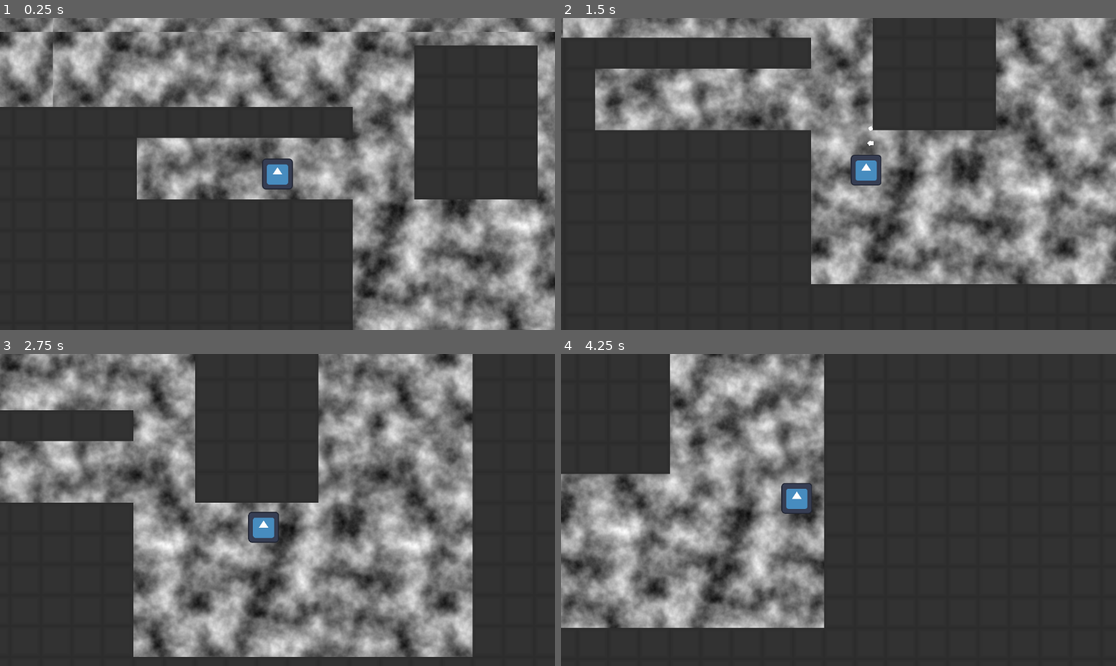
Above: before the commit, frames 1-4 (two rows, left to right).
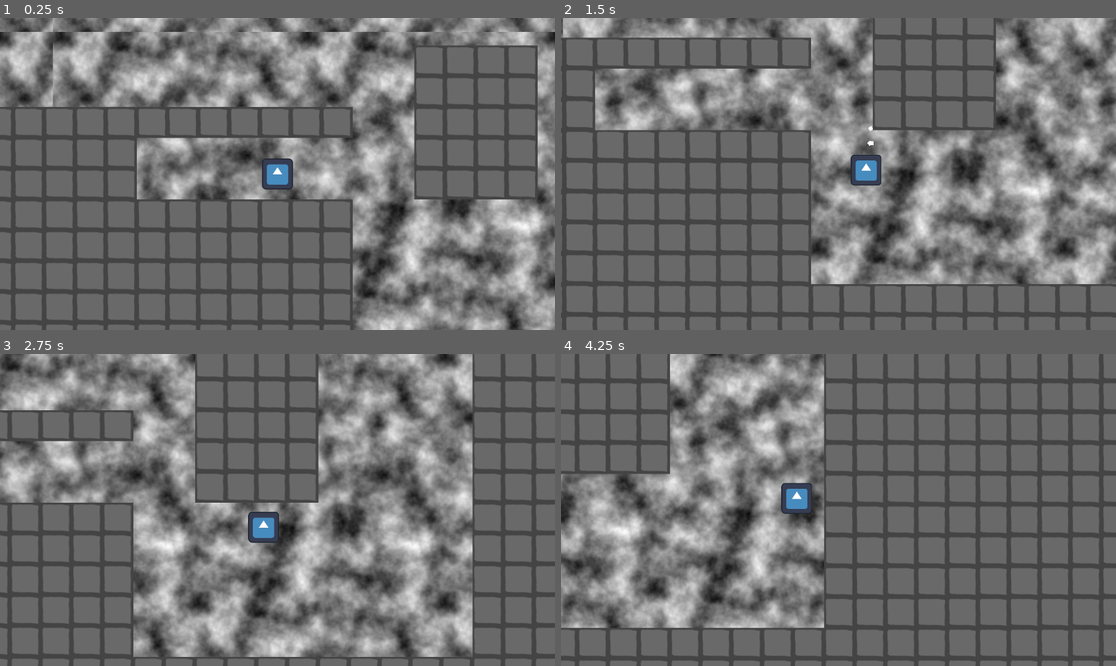
Above: after the commit, the same moments.

Repository: Haydoggo/GW61
Game: Godot game, scene res://scenes/test_level.tscn
Two runs of this game, one before a commit and one after it. Both use one fixed random seed, a clock stepped at 60 frames per second and the inputs below. The engine's default icon, where the game draws it, is replaced by a stand-in: a white triangle on a blue panel in a dark square.
Inputs (mouse positions are in pixels of both pictures, inside the frame that each line leads up to):
- Up to frame 1 (0.25 s): no input
- Up to frame 2 (1.5 s): move the mouse to (960, 158) at 0.52 s; hold Right mouse button (retract) 0.53-1.28 s; hold D (move_right) from 0.53 s (still down); click (960, 158) at 0.6 s; tap Space (jump) at 0.77, 1.07 s; move the mouse to (727, 189) at 1.27 s; right-click (727, 189) at 1.35 s
- Up to frame 3 (2.75 s): tap Space (jump) at 1.52, 1.55, 1.82, 2.1 s; move the mouse to (333, 441) at 2.02 s; release D (move_right) at 2.03 s; hold A (move_left) from 2.03 s (still down); click (333, 441) at 2.3 s
- Up to frame 4 (4.25 s): move the mouse to (810, 572) at 2.77 s; release A (move_left) at 2.78 s; hold D (move_right) from 2.78 s (still down); click (810, 572) at 2.85 s; tap Space (jump) at 3.02, 3.32, 3.77, 3.8, 4.07 s; right-click (810, 572) at 3.05 s; move the mouse to (1005, 556) at 3.52 s; hold Right mouse button (retract) from 3.53 s (still down)

The runs differ from the first frame. In frame 1, 37% of the frame differs, in the area x 0-97%, y 9-100%; in frame 2, 38%; in frame 3, 32%; in frame 4, 50%, in the area x 0-100%, y 0-100%.

Commit message:
Add boost tiles

Diff:
--- a/project.godot
+++ b/project.godot
@@ -47,6 +47,11 @@
 "events": [Object(InputEventMouseButton,"resource_local_to_scene":false,"resource_name":"","device":-1,"window_id":0,"a …(258 unchanged characters)…
 ]
 }
+dash={
+"deadzone": 0.5,
+"events": [Object(InputEventKey,"resource_local_to_scene":false,"resource_name":"","device":-1,"window_id":0,"alt_pressed":false,"shift_pressed":false,"ctrl_pressed":false,"meta_pressed":false,"pressed":false,"keycode":0,"physical_keycode":4194325,"key_label":0,"unicode":0,"echo":false,"script":null)
+]
+}
 
 [rendering]
 
--- a/scenes/player/player.gd
+++ b/scenes/player/player.gd
@@ -74,6 +74,7 @@
 		if is_on_wall_only() and direction:
 			velocity.y = jump_speed
 			velocity.x = jump_speed * direction
+			is_grappling = false
 
 	if Input.is_action_just_pressed("grapple") and can_grapple:
 		grapple_ray.target_position = grapple_ray.get_local_mouse_position().normalized()*grapple_range
@@ -82,6 +83,12 @@
 			is_grappling = true
 			hook_position = grapple_ray.get_collision_point()
 			grapple_length = hook_position.distance_to(grapple_ray.global_position)
+
+			var map = grapple_ray.get_collider() as TileMap
+			if map:
+				var ac = map.get_cell_atlas_coords(0, map.local_to_map(grapple_ray.get_collision_point() - grapple_ray.get_collision_normal()))
+				if ac == WorldMap.boost_tile:
+					velocity += grapple_ray.global_position.direction_to(hook_position) * retraction_power
 
 	if Input.is_action_just_released("grapple") and is_grappling:
 		is_grappling = false
--- a/scenes/player/player.tscn
+++ b/scenes/player/player.tscn
@@ -30,6 +30,7 @@
 
 [node name="Player" type="CharacterBody2D"]
 script = ExtResource("1_p55oq")
+retraction_power = 1000.0
 
 [node name="Sprite2D" type="Sprite2D" parent="."]
 scale = Vector2(0.5, 0.5)
--- a/scenes/test_level.tscn
+++ b/scenes/test_level.tscn
@@ -2,6 +2,8 @@
 
 [ext_resource type="PackedScene" uid="uid://bvd5c508fvhdx" path="res://scenes/player/player.tscn" id="1_2mubu"]
 [ext_resource type="Script" path="res://scenes/player/camera.gd" id="2_cmo05"]
+[ext_resource type="Texture2D" uid="uid://dqk21ombcr8t7" path="res://scenes/tileset.png" id="3_xc371"]
+[ext_resource type="Script" path="res://scenes/world_map.gd" id="4_i8shp"]
 
 [sub_resource type="FastNoiseLite" id="FastNoiseLite_vs8gn"]
 
@@ -9,28 +11,64 @@
 seamless = true
 noise = SubResource("FastNoiseLite_vs8gn")
 
-[sub_resource type="Gradient" id="Gradient_ae3ii"]
-offsets = PackedFloat32Array(0.754902, 1)
-colors = PackedColorArray(0.197937, 0.197937, 0.197937, 1, 0.176419, 0.176419, 0.176419, 1)
-
-[sub_resource type="GradientTexture2D" id="GradientTexture2D_syofs"]
-gradient = SubResource("Gradient_ae3ii")
-fill = 2
-fill_from = Vector2(0.5, 0.5)
-metadata/_snap_enabled = true
-
-[sub_resource type="TileSetAtlasSource" id="TileSetAtlasSource_nj5k1"]
-texture = SubResource("GradientTexture2D_syofs")
+[sub_resource type="TileSetAtlasSource" id="TileSetAtlasSource_58b0o"]
+texture = ExtResource("3_xc371")
 texture_region_size = Vector2i(64, 64)
 0:0/0 = 0
 0:0/0/physics_layer_0/linear_velocity = Vector2(0, 0)
 0:0/0/physics_layer_0/angular_velocity = 0.0
 0:0/0/physics_layer_0/polygon_0/points = PackedVector2Array(-32, -32, 32, -32, 32, 32, -32, 32)
+1:0/0 = 0
+1:0/0/physics_layer_0/linear_velocity = Vector2(0, 0)
+1:0/0/physics_layer_0/angular_velocity = 0.0
+1:0/0/physics_layer_0/polygon_0/points = PackedVector2Array(-32, -32, 32, -32, 32, 32, -32, 32)
+2:0/0 = 0
+2:0/0/physics_layer_0/linear_velocity = Vector2(0, 0)
+2:0/0/physics_layer_0/angular_velocity = 0.0
+3:0/0 = 0
+3:0/0/physics_layer_0/linear_velocity = Vector2(0, 0)
+3:0/0/physics_layer_0/angular_velocity = 0.0
+0:1/0 = 0
+0:1/0/physics_layer_0/linear_velocity = Vector2(0, 0)
+0:1/0/physics_layer_0/angular_velocity = 0.0
+1:1/0 = 0
+1:1/0/physics_layer_0/linear_velocity = Vector2(0, 0)
+1:1/0/physics_layer_0/angular_velocity = 0.0
+2:1/0 = 0
+2:1/0/physics_layer_0/linear_velocity = Vector2(0, 0)
+2:1/0/physics_layer_0/angular_velocity = 0.0
+3:1/0 = 0
+3:1/0/physics_layer_0/linear_velocity = Vector2(0, 0)
+3:1/0/physics_layer_0/angular_velocity = 0.0
+0:2/0 = 0
+0:2/0/physics_layer_0/linear_velocity = Vector2(0, 0)
+0:2/0/physics_layer_0/angular_velocity = 0.0
+1:2/0 = 0
+1:2/0/physics_layer_0/linear_velocity = Vector2(0, 0)
+1:2/0/physics_layer_0/angular_velocity = 0.0
+2:2/0 = 0
+2:2/0/physics_layer_0/linear_velocity = Vector2(0, 0)
+2:2/0/physics_layer_0/angular_velocity = 0.0
+3:2/0 = 0
+3:2/0/physics_layer_0/linear_velocity = Vector2(0, 0)
+3:2/0/physics_layer_0/angular_velocity = 0.0
+0:3/0 = 0
+0:3/0/physics_layer_0/linear_velocity = Vector2(0, 0)
+0:3/0/physics_layer_0/angular_velocity = 0.0
+1:3/0 = 0
+1:3/0/physics_layer_0/linear_velocity = Vector2(0, 0)
+1:3/0/physics_layer_0/angular_velocity = 0.0
+2:3/0 = 0
+2:3/0/physics_layer_0/linear_velocity = Vector2(0, 0)
+2:3/0/physics_layer_0/angular_velocity = 0.0
+3:3/0 = 0
+3:3/0/physics_layer_0/linear_velocity = Vector2(0, 0)
+3:3/0/physics_layer_0/angular_velocity = 0.0
 
 [sub_resource type="TileSet" id="TileSet_laxwg"]
 tile_size = Vector2i(64, 64)
 physics_layer_0/collision_layer = 1
-sources/0 = SubResource("TileSetAtlasSource_nj5k1")
+sources/0 = SubResource("TileSetAtlasSource_58b0o")
 
 [node name="TestLevel" type="Node2D"]
 
--- /dev/null
+++ b/scenes/world_map.gd
@@ -0,0 +1,12 @@
+class_name WorldMap extends TileMap
+
+const boost_tile = Vector2i(1,0)
+
+# Called when the node enters the scene tree for the first time.
+func _ready() -> void:
+	pass # Replace with function body.
+
+
+# Called every frame. 'delta' is the elapsed time since the previous frame.
+func _process(delta: float) -> void:
+	pass
Binary file added: scenes/tileset.png
Not shown, added: scenes/tileset.png.import
